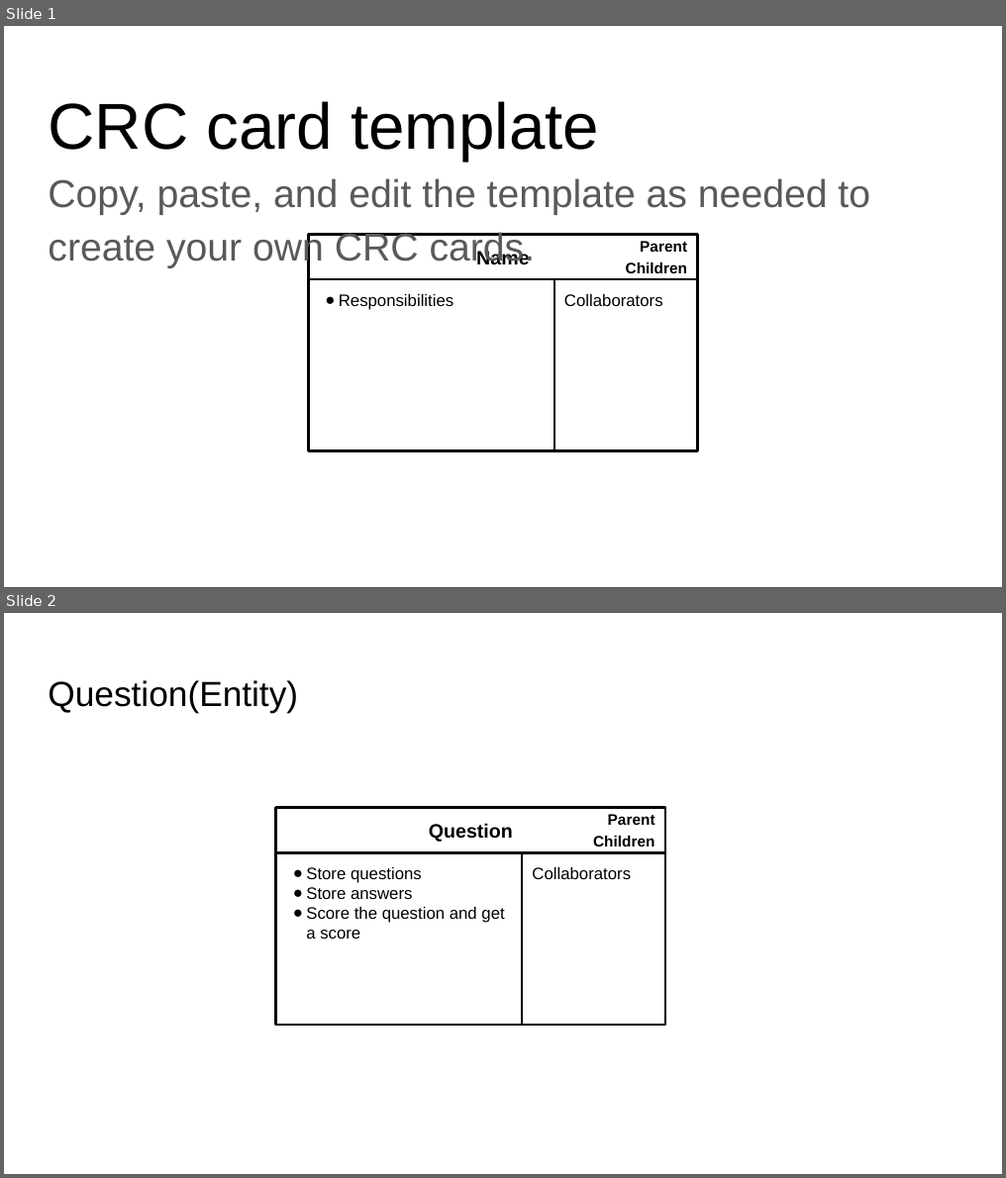
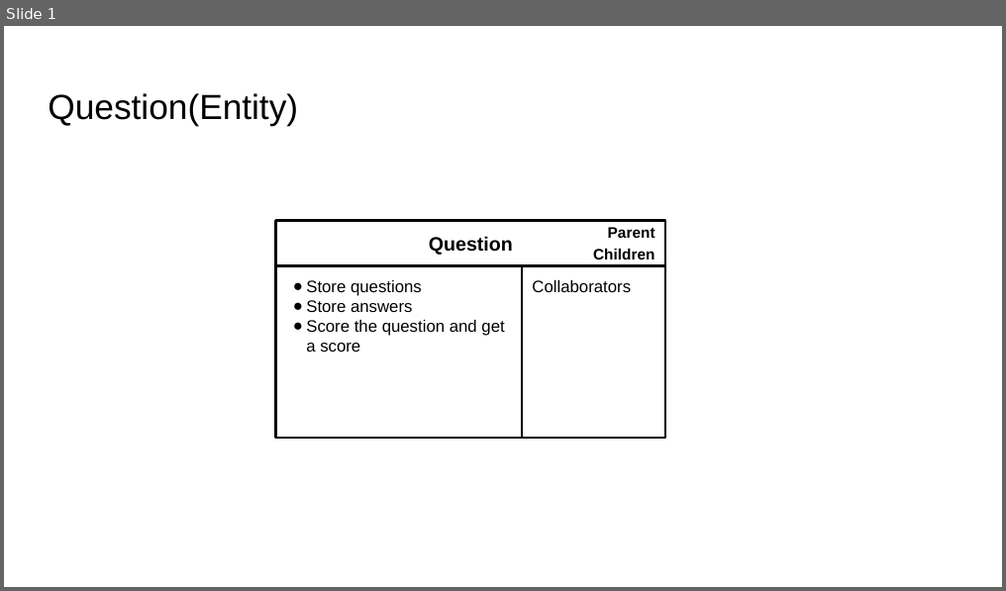
Before and after one commit to CSC207-UofT/course-project-group006, a slide deck: Project CRC Cards.pptx. Shown one above the other, each under a label of ours: slides 1 and 2 before the commit, slide 1 after it. The pictures are 1006x1178 and 1006x591 pixels, drawn with LibreOffice and Linux fonts; fonts in the diff are those of the drawing. Boxes give left, top, right and bottom in pixels: in the first picture for what was removed or moved away, otherwise in the second. Text is boxed around its words. In the diff, an @@ line names an element or a change of style, - is before the commit and + after.

```diff
--- a/Project CRC Cards.pptx
+++ b/Project CRC Cards.pptx
@@ slide 1 removed at box(4, 26, 1002, 587), background #FFFFFF @@
@@ title removed at box(48, 101, 599, 161) @@
-CRC card template
@@ text removed at box(48, 178, 870, 269) @@
-Copy, paste, and edit the template as needed to create your own CRC cards.
@@ group removed at box(308, 235, 698, 451): 4 rectangles, 2 texts @@
-Name
-Parent
-Children
-● Responsibilities
-Collaborators
@@ what was slide 2 is now slide 1 @@
```
